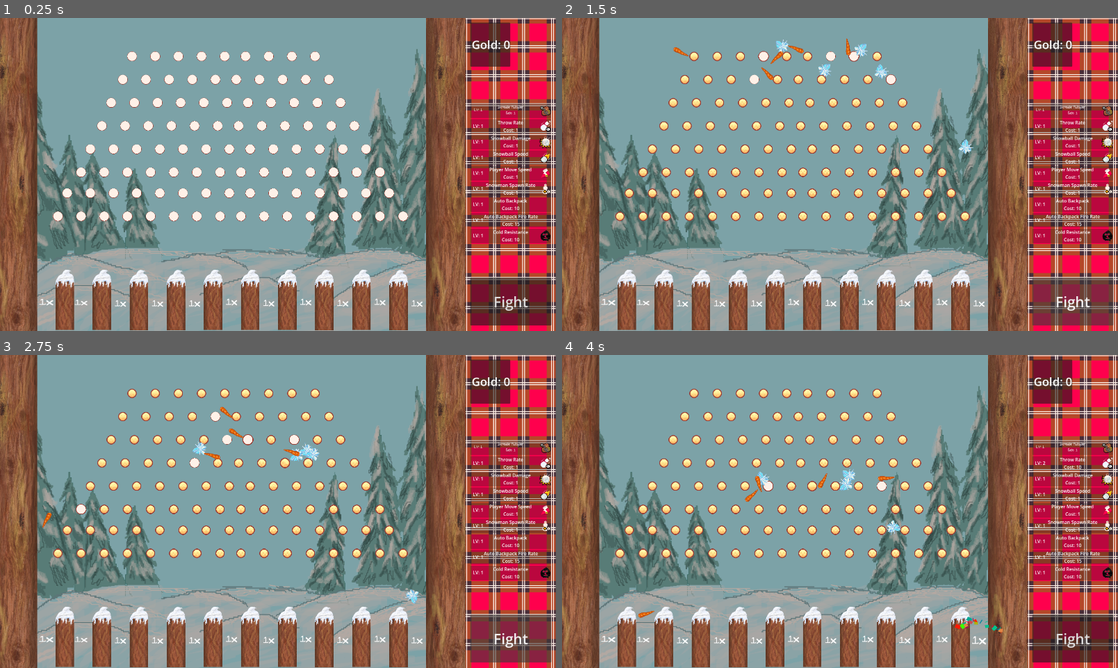
Above: before the commit, frames 1-4 (two rows, left to right).
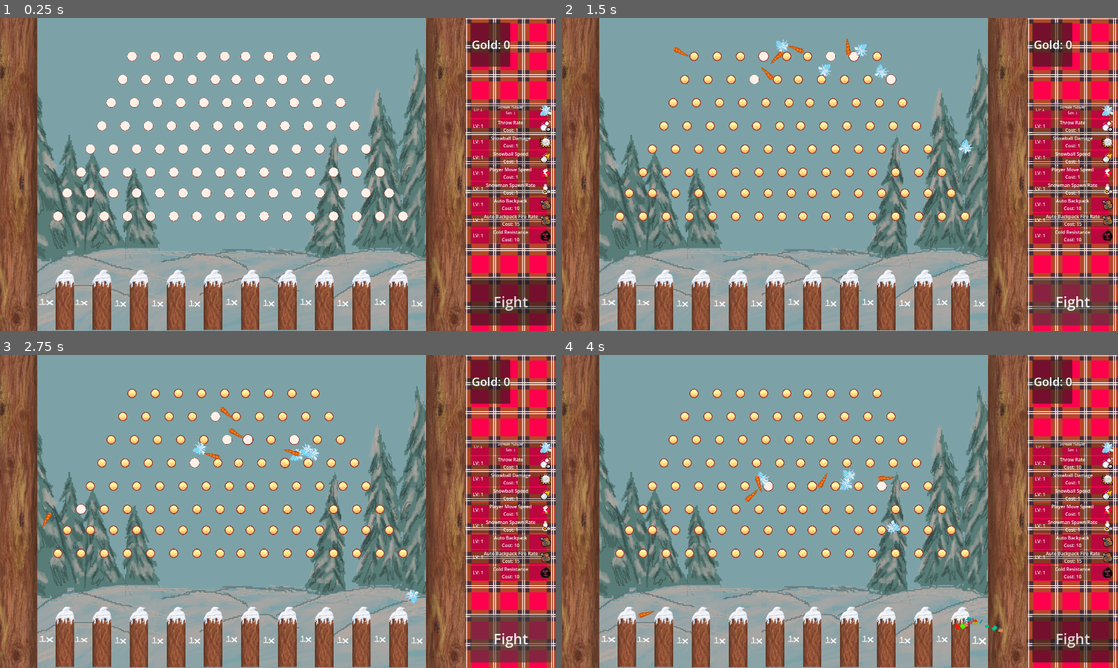
Above: after the commit, the same moments.

Repository: Parker-Vetter/snow-man-brawl
Game: Godot game, scene res://PeggleDrop/PeggleDrop.tscn
The game is run twice, just before and just after one commit, with the same random seed, the same clock (stepped at 60 frames per second) and the same inputs. This scene is started directly instead of the project's main scene. The engine's default icon, where the game draws it, is replaced by a stand-in: a white triangle on a blue panel in a dark square.
Inputs (mouse positions are in pixels of both pictures, inside the frame that each line leads up to):
- Up to frame 1 (0.25 s): no input
- Up to frame 2 (1.5 s): click "Fight" at 0.5 s; click "Fight" at 1.25 s
- Up to frame 3 (2.75 s): click "Fight" at 2 s
- Up to frame 4 (4 s): move the mouse to (606, 639) at 2.77 s; hold Space (Shoot) 2.78-3.5 s; click (606, 639) at 2.92 s; click "Throw Rate Cost: 1" at 3.5 s

The runs differ from the first frame. In frame 1, 0.2% of the frame differs, in the area x 97-100%, y 27-67%; in frame 2, 0.2%; in frame 3, 0.2%; in frame 4, 0.2%.
Error in both runs: Out of bounds get index '0' (on base: 'Array[Node]') (res://PeggleDrop/UI/ui_fight.gd:8)

Commit message:
All shop images entered

Diff:
--- a/PeggleDrop/PeggleDrop.tscn
+++ b/PeggleDrop/PeggleDrop.tscn
@@ -18,6 +18,7 @@
 [ext_resource type="Texture2D" uid="uid://dw7c7u2qr47yh" path="res://zacks sprites/upgrades/backpack.png" id="14_3d5s5"]
 [ext_resource type="AudioStream" uid="uid://ni0golxj2ef3" path="res://PeggleDrop/Pegs/Plinko theme.wav" id="14_4y353"]
 [ext_resource type="AudioStream" uid="uid://bw0skcv4lhw2x" path="res://PeggleDrop/Pegs/Pegsound1.ogg" id="14_6snom"]
+[ext_resource type="Texture2D" uid="uid://colxurrk6a04n" path="res://zacks sprites/ice chunk.png" id="14_ltn3o"]
 [ext_resource type="Texture2D" uid="uid://bmrb18l2wtmny" path="res://zacks sprites/upgrades/throw_rate.png" id="15_ltn3o"]
 [ext_resource type="AudioStream" uid="uid://bkypcaso3e18g" path="res://PeggleDrop/Confetti/rewardsound.ogg" id="16_soheg"]
 [ext_resource type="Texture2D" uid="uid://dytc12jcn7ol7" path="res://zacks sprites/upgrades/snowball_dmg.png" id="16_ubeq8"]
@@ -79,7 +80,7 @@
 [sub_resource type="StyleBoxEmpty" id="StyleBoxEmpty_pgt64"]
 
 [sub_resource type="StyleBoxTexture" id="StyleBoxTexture_5urtc"]
-texture = ExtResource("14_3d5s5")
+texture = ExtResource("14_ltn3o")
 
 [sub_resource type="StyleBoxTexture" id="StyleBoxTexture_nyusr"]
 texture = ExtResource("15_ltn3o")
@@ -95,6 +96,12 @@
 
 [sub_resource type="StyleBoxTexture" id="StyleBoxTexture_i4ga3"]
 texture = ExtResource("19_gbixe")
+
+[sub_resource type="StyleBoxTexture" id="StyleBoxTexture_ubeq8"]
+texture = ExtResource("14_3d5s5")
+
+[sub_resource type="StyleBoxTexture" id="StyleBoxTexture_4v74s"]
+texture = ExtResource("14_3d5s5")
 
 [sub_resource type="StyleBoxTexture" id="StyleBoxTexture_h6jgu"]
 texture = ExtResource("20_r64bu")
@@ -1177,6 +1184,20 @@
 horizontal_alignment = 1
 vertical_alignment = 1
 
+[node name="Panel" type="Panel" parent="CanvasLayer/MainUI/Control/ScrollContainer/VBoxContainer/AutoBackpack" unique_id=674455971]
+layout_mode = 1
+anchors_preset = 6
+anchor_left = 1.0
+anchor_top = 0.5
+anchor_right = 1.0
+anchor_bottom = 0.5
+offset_left = -40.0
+offset_top = -20.0
+offset_bottom = 20.0
+grow_horizontal = 0
+grow_vertical = 2
+theme_override_styles/panel = SubResource("StyleBoxTexture_ubeq8")
+
 [node name="AutoBackpackFireRate" type="Button" parent="CanvasLayer/MainUI/Control/ScrollContainer/VBoxContainer" unique_id=1909754707]
 custom_minimum_size = Vector2(25, 50)
 layout_mode = 2
@@ -1211,6 +1232,20 @@
 text = "LV: 1"
 horizontal_alignment = 1
 vertical_alignment = 1
+
+[node name="Panel" type="Panel" parent="CanvasLayer/MainUI/Control/ScrollContainer/VBoxContainer/AutoBackpackFireRate" unique_id=1862018368]
+layout_mode = 1
+anchors_preset = 6
+anchor_left = 1.0
+anchor_top = 0.5
+anchor_right = 1.0
+anchor_bottom = 0.5
+offset_left = -40.0
+offset_top = -20.0
+offset_bottom = 20.0
+grow_horizontal = 0
+grow_vertical = 2
+theme_override_styles/panel = SubResource("StyleBoxTexture_4v74s")
 
 [node name="ColdResistance" type="Button" parent="CanvasLayer/MainUI/Control/ScrollContainer/VBoxContainer" unique_id=498474023]
 custom_minimum_size = Vector2(25, 50)
